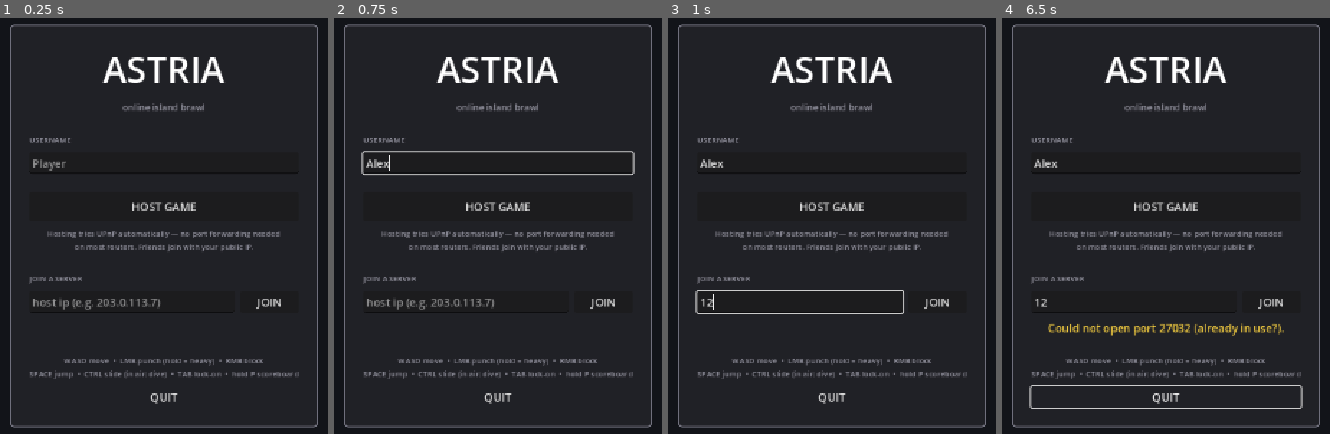
Above: before the commit, frames 1-4 (left to right).
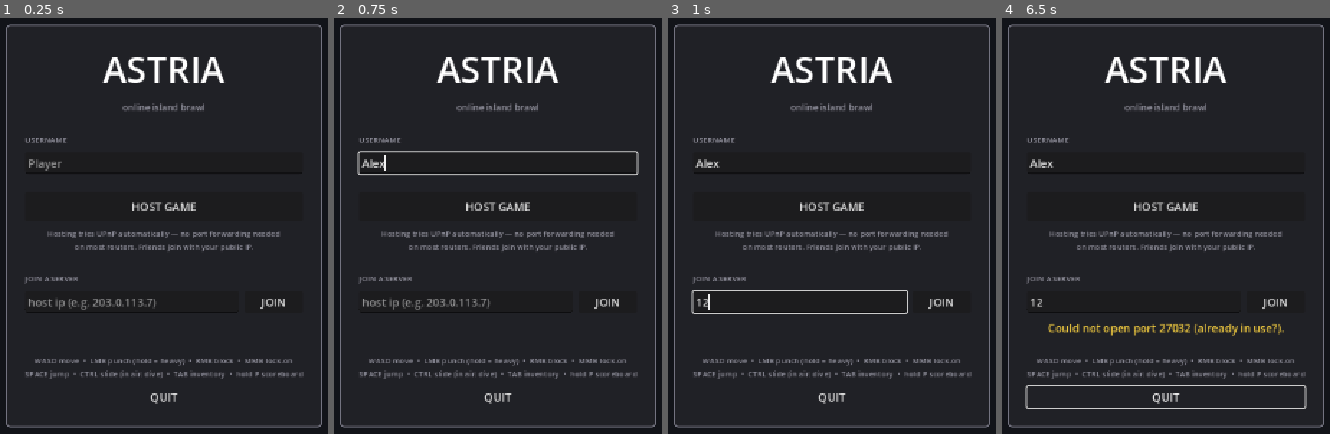
Above: after the commit, the same moments.

Repository: therealssorw/astria
Game: Godot game, scene res://scenes/ui/main_menu.tscn
The game is run twice, just before and just after one commit, with the same random seed, the same clock (stepped at 60 frames per second) and the same inputs. A sky picture missing from this copy of the repository is replaced by a grey-blue gradient. Sound files missing from this copy of the repository are replaced by a short silence.
Inputs (mouse positions are in pixels of both pictures, inside the frame that each line leads up to):
- Up to frame 1 (0.25 s): no input
- Up to frame 2 (0.75 s): click (498, 163) at 0.52 s; type "Alex" at 0.6 s
- Up to frame 3 (1 s): click (799, 300) at 0.75 s; type "12" at 0.83 s
- Up to frame 4 (6.5 s): click "HOST GAME" at 1.25 s; click "JOIN" at 2 s; move the mouse to (outside the picture) at 2.77 s; hold D (move_right) 2.78-3.5 s; hold Right mouse button (block) 2.78-3.5 s; click (outside the picture) at 2.92 s; tap P (scoreboard) at 3.05 s; drag from (1005, 246) to (1126, 317) at 3.52 s; move the mouse to (1244, 126) at 4.27 s; hold D (move_right) 4.28-5 s; hold Right mouse button (block) 4.28-5 s; tap Ctrl (slide) at 4.35, 6.05 s; click (1244, 126) at 4.42 s; drag from (1126, 317) to (outside the picture) at 5.02 s; move the mouse to (outside the picture) at 5.77 s; hold A (move_left) from 5.78 s (still down); hold Right mouse button (block) from 5.78 s (still down); click (outside the picture) at 5.92 s; tap Tab (inventory, bound only after the commit) at 6.4 s

The runs differ from the first frame. In frame 1, 3.1% of the frame differs, in the area x 1-99%, y 1-99%; in frame 2, 3.3%; in frame 3, 2.8%; in frame 4, 2.8%.

Commit message:
Gold readout in the inventory; Tab opens inventory; brighter gold piles
- Inventory (now on TAB, was I): always-visible Gold line with a vector
  coin at the bottom of the window; Stats tab says Gold too
- Lock-on gives up its Tab binding: middle mouse / R3 only
- Gold piles: bigger coins with a soft emissive glow, dropped a step to
  the side of the corpse so the body never hides them
- Gold test re-run: PASS

Co-Authored-By: Claude Fable 5 <noreply@anthropic.com>

Diff:
--- a/project.godot
+++ b/project.godot
@@ -99,14 +99,13 @@
 }
 lock_on={
 "deadzone": 0.2,
-"events": [Object(InputEventKey,"resource_local_to_scene":false,"resource_name":"","device":-1,"window_id":0,"alt_pressed":false,"shift_pressed":false,"ctrl_pressed":false,"meta_pressed":false,"pressed":false,"keycode":0,"physical_keycode":4194306,"key_label":0,"unicode":0,"location":0,"echo":false,"script":null)
-, Object(InputEventMouseButton,"resource_local_to_scene":false,"resource_name":"","device":-1,"window_id":0,"alt_pressed":false,"shift_pressed":false,"ctrl_pressed":false,"meta_pressed":false,"button_mask":0,"position":Vector2(0, 0),"global_position":Vector2(0, 0),"factor":1.0,"button_index":3,"canceled":false,"pressed":true,"double_click":false,"script":null)
+"events": [Object(InputEventMouseButton,"resource_local_to_scene":false,"resource_name":"","device":-1,"window_id":0,"alt_pressed":false,"shift_pressed":false,"ctrl_pressed":false,"meta_pressed":false,"button_mask":0,"position":Vector2(0, 0),"global_position":Vector2(0, 0),"factor":1.0,"button_index":3,"canceled":false,"pressed":true,"double_click":false,"script":null)
 , Object(InputEventJoypadButton,"resource_local_to_scene":false,"resource_name":"","device":-1,"button_index":8,"pressure":0.0,"pressed":true,"script":null)
 ]
 }
 inventory={
 "deadzone": 0.2,
-"events": [Object(InputEventKey,"resource_local_to_scene":fa …(140 unchanged characters)… d":false,"keycode":0,"physical_keycode":73,"key_label":0,"unicode":0,"location":0,"echo":false,"script":null)
+"events": [Object(InputEventKey,"resource_local_to_scene":fa …(140 unchanged characters)… d":false,"keycode":0,"physical_keycode":4194306,"key_label":0,"unicode":0,"location":0,"echo":false,"script":null)
 ]
 }
 interact={
--- a/scripts/entities/enemy.gd
+++ b/scripts/entities/enemy.gd
@@ -555,7 +555,10 @@
 
 func _die(attacker: int) -> void:
 	Net.server_record_enemy_kill(String(name), attacker) # scoreboard + tells clients
-	Net.server_spawn_gold(global_position, randi_range(gold_min, maxi(gold_min, gold_max)))
+	# drop the pile a step to the side so the corpse doesn't lie on top of it
+	var side := randf() * TAU
+	Net.server_spawn_gold(global_position + Vector3(cos(side), 0, sin(side)) * 0.7,
+			randi_range(gold_min, maxi(gold_min, gold_max)))
 	net_die() # local presentation on the host
 	get_tree().create_timer(despawn_delay).timeout.connect(func() -> void:
 		if is_instance_valid(self):
--- a/scripts/ui/inventory_ui.gd
+++ b/scripts/ui/inventory_ui.gd
@@ -1,7 +1,8 @@
 extends CanvasLayer
-## Inventory screen (toggled with I) + always-on hotbar.
+## Inventory screen (toggled with TAB) + always-on hotbar.
 ## Tabs: Inventory (equipment slots + 32-slot item grid) and Stats
-## (coins / deaths / kills, from the GameStats autoload).
+## (deaths / kills from the server registry). Gold is always visible at
+## the bottom of the window — GameStats.coins mirrors the server's count.
 
 const SLOT_SIZE := 52
 const HOTBAR_SLOTS := 9
@@ -14,6 +15,7 @@
 var coins_label: Label
 var deaths_label: Label
 var kills_label: Label
+var gold_label: Label
 var open := false
 var player: Node
 
@@ -38,10 +40,12 @@
 func _process(_delta: float) -> void:
 	if Input.is_action_just_pressed("inventory") and not DialogSystem.is_open():
 		_toggle()
+	if open:
+		gold_label.text = "Gold: %d" % GameStats.coins
 	if open and stats_content.visible:
-		# kills/deaths come from the server's registry, not local counters
+		# kills/deaths/gold come from the server's registry, not local counters
 		var st: Dictionary = Net.my_stats()
-		coins_label.text = "Coins: %d" % GameStats.coins
+		coins_label.text = "Gold: %d" % GameStats.coins
 		deaths_label.text = "Deaths: %d" % int(st["deaths"])
 		kills_label.text = "Kills: %d" % int(st["kills"])
 
@@ -132,6 +136,25 @@
 	vbox.add_child(stats_content)
 	stats_content.visible = false
 
+	# gold readout, visible on every tab (vector coin, no glyph textures)
+	var gold_row := HBoxContainer.new()
+	gold_row.add_theme_constant_override("separation", 7)
+	var coin := Panel.new()
+	coin.custom_minimum_size = Vector2(15, 15)
+	coin.size_flags_vertical = Control.SIZE_SHRINK_CENTER
+	var cstyle := StyleBoxFlat.new()
+	cstyle.bg_color = Color(0.95, 0.78, 0.2)
+	cstyle.border_color = Color(0.62, 0.47, 0.1)
+	cstyle.set_border_width_all(2)
+	cstyle.set_corner_radius_all(8)
+	coin.add_theme_stylebox_override("panel", cstyle)
+	gold_row.add_child(coin)
+	gold_label = Label.new()
+	gold_label.add_theme_font_size_override("font_size", 18)
+	gold_label.add_theme_color_override("font_color", Color(0.98, 0.85, 0.3))
+	gold_row.add_child(gold_label)
+	vbox.add_child(gold_row)
+
 	inv_btn.pressed.connect(func() -> void:
 		inv_content.visible = true
 		stats_content.visible = false)
--- a/scripts/ui/main_menu.gd
+++ b/scripts/ui/main_menu.gd
@@ -187,7 +187,7 @@
 	box.add_child(status_label)
 
 	box.add_child(_spacer(8))
-	var controls := _small_label("WASD move  •  LMB punch (hold = heavy)  •  RMB block\nSPACE jump  •  CTRL slide (in air: dive)  •  TAB lock-on  •  hold P scoreboard")
+	var controls := _small_label("WASD move  •  LMB punch (hold = heavy)  •  RMB block  •  MMB lock-on\nSPACE jump  •  CTRL slide (in air: dive)  •  TAB inventory  •  hold P scoreboard")
 	controls.horizontal_alignment = HORIZONTAL_ALIGNMENT_CENTER
 	box.add_child(controls)
 
--- a/scripts/world/gold_drop.gd
+++ b/scripts/world/gold_drop.gd
@@ -17,22 +17,26 @@
 	mat.albedo_color = Color(0.95, 0.78, 0.2)
 	mat.metallic = 0.8
 	mat.roughness = 0.35
+	# soft self-glow so the pile pops even in shade / tall grass
+	mat.emission_enabled = true
+	mat.emission = Color(0.55, 0.4, 0.08)
+	mat.emission_energy_multiplier = 0.7
 	# small stack of coins, slightly scattered so it reads as a pile
 	for i in 3:
 		var coin := MeshInstance3D.new()
 		var mesh := CylinderMesh.new()
-		mesh.top_radius = 0.11
-		mesh.bottom_radius = 0.11
-		mesh.height = 0.035
+		mesh.top_radius = 0.16
+		mesh.bottom_radius = 0.16
+		mesh.height = 0.05
 		coin.mesh = mesh
 		coin.material_override = mat
-		coin.position = Vector3(cos(i * 2.4) * 0.07, 0.02 + i * 0.037, sin(i * 2.4) * 0.07)
+		coin.position = Vector3(cos(i * 2.4) * 0.09, 0.03 + i * 0.052, sin(i * 2.4) * 0.09)
 		coin.rotation.y = i * 1.1
 		_visual.add_child(coin)
 
 func _process(delta: float) -> void:
 	_t += delta
-	_visual.position.y = 0.06 + sin(_t * 2.5) * 0.05
+	_visual.position.y = 0.1 + sin(_t * 2.5) * 0.06
 	_visual.rotation.y += delta * 1.8
 
 ## Floating "+N gold" feedback where a pile was collected (all peers).
--- a/tests/test_gold_drops.gd
+++ b/tests/test_gold_drops.gd
@@ -64,6 +64,11 @@
 			_fail("amount out of range")
 			return
 
+		# brief pause with the pile on the ground — running this scene
+		# WITHOUT --headless makes it a visual check of the drop too
+		for i in 300:
+			await tree.physics_frame
+
 		# step onto the pile (teleporting the host pawn is authoritative)
 		pawn.global_position = drop.global_position
 		var gold := 0
Not shown, changed: CLAUDE.md
